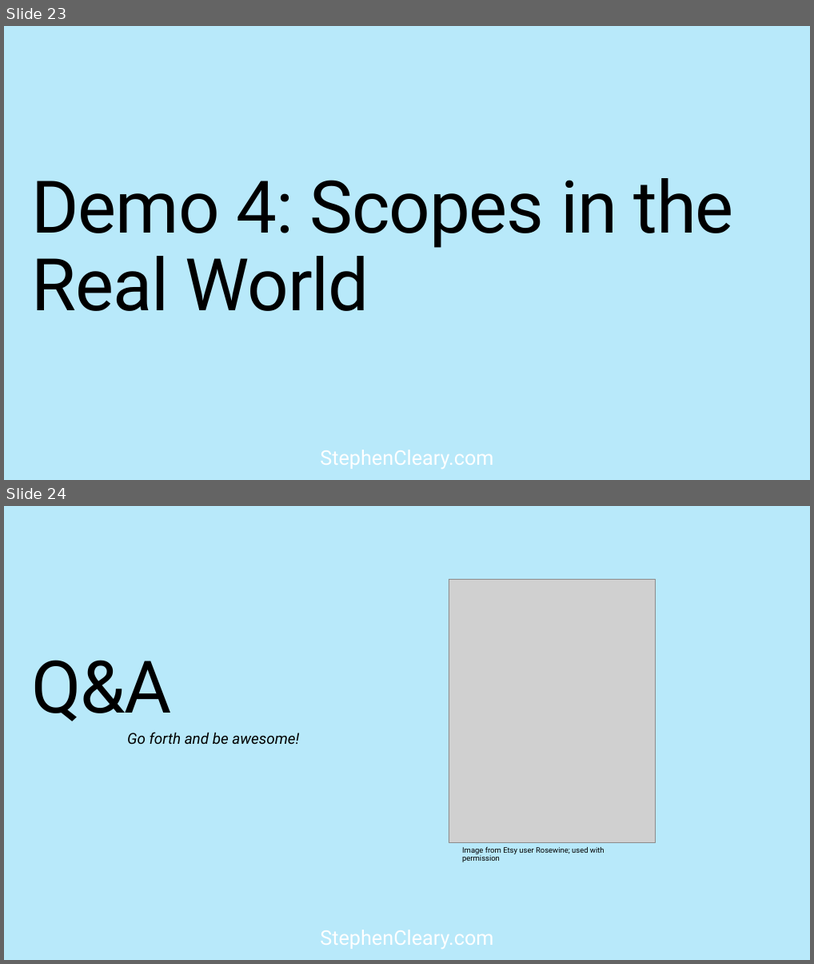
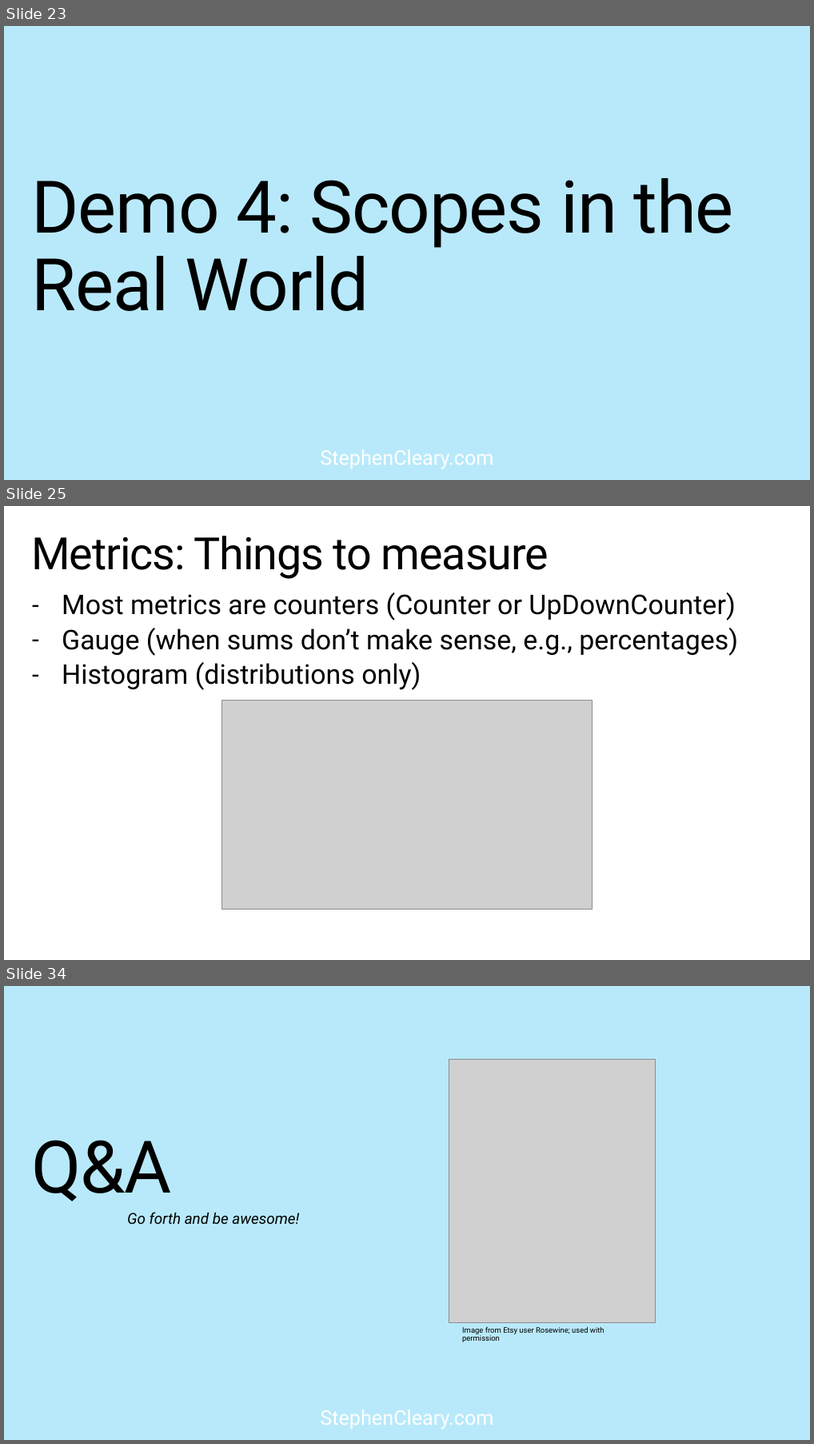
Before and after one commit to StephenCleary/Presentations, a slide deck: Telemetry/Logging Hero.pptx. Shown one above the other, each under a label of ours: slides 23 and 24 before the commit, slides 23, 25 and 34 after it; the slides between them are not shown. The pictures are 814x964 and 814x1444 pixels, drawn with LibreOffice and Linux fonts; fonts in the diff are those of the drawing; grey boxes stand for pictures; background and template pictures are left out. Boxes give left, top, right and bottom in pixels: in the first picture for what was removed or moved away, otherwise in the second. Text is boxed around its words. In the diff, an @@ line names an element or a change of style, - is before the commit and + after.

```diff
--- a/Telemetry/Logging Hero.pptx
+++ b/Telemetry/Logging Hero.pptx
@@ slide 25 added at (4,506,810,960), background picture (left out); not listed: 1 template element that a slide beside it also shows @@
@@ title added at (31,536,549,579), 52.9 pt, text #000000 @@
+Metrics: Things to measure
@@ text added at (62,592,738,690), 32.4 pt, text #000000 @@
+– Most metrics are counters (Counter or UpDownCounter)
+– Gauge (when sums don’t make sense, e.g., percentages)
+– Histogram (distributions only)
@@ picture added at (222,700,594,909) @@
@@ what was slide 24 is now slide 34 @@
```
Also in this commit, not shown: 4 slides changed, 9 other slides added, 1 other file.
